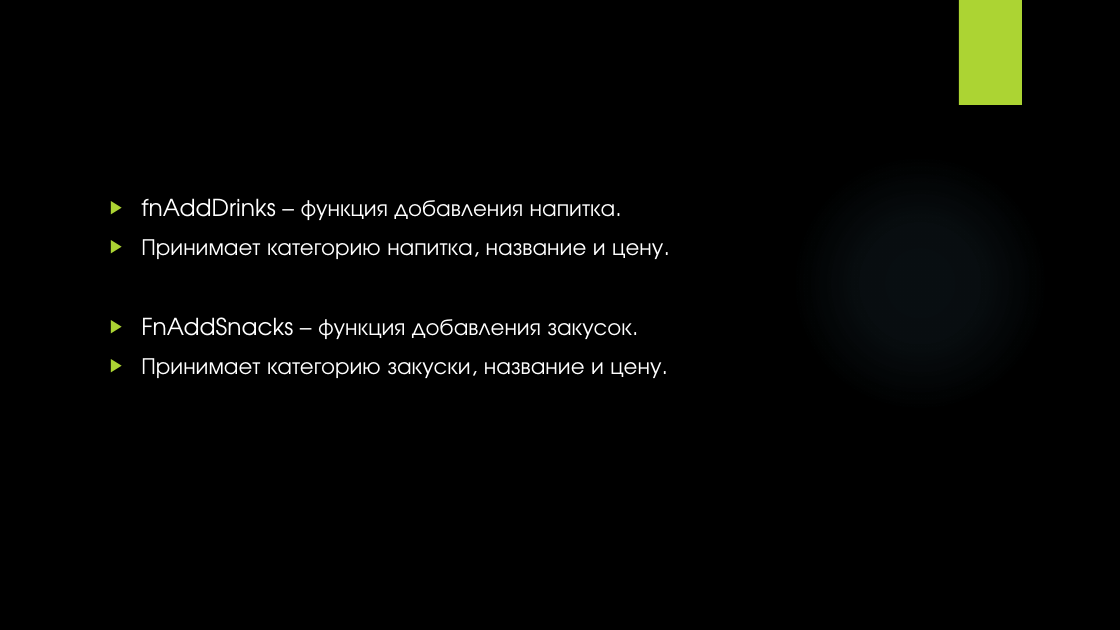
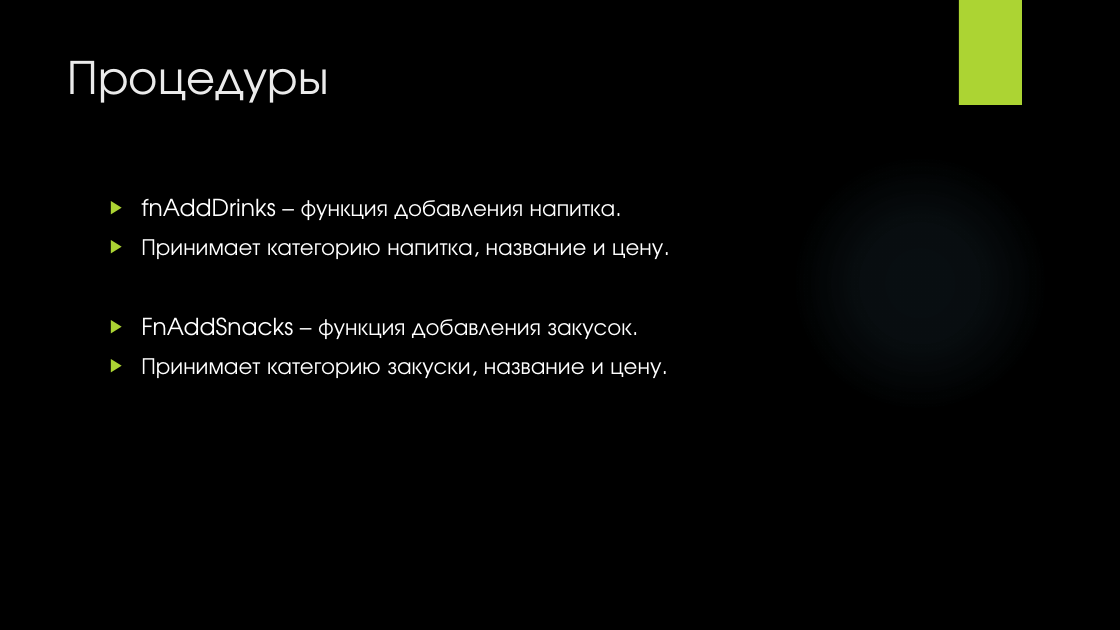
Before and after one commit to DJDims/Cafe-bar-project, a slide deck: slide 8 of Final boss.pptx (slide 6 before the commit). Drawn at 1120x630 pixels with LibreOffice and Linux fonts; fonts in the diff are those of the drawing; background and template pictures are left out. Boxes give left, top, right and bottom in pixels: in the first picture for what was removed or moved away, otherwise in the second. Text is boxed around its words. In the diff, an @@ line names an element or a change of style, - is before the commit and + after.

```diff
--- a/Final boss.pptx
+++ b/Final boss.pptx
@@ title added at bbox=[68, 61, 329, 103], 42 pt, text #EBEBEB @@
+Процедуры
```
Also in this commit, not shown: 6 other slides changed, 3 slides added, 1 slide removed, 13 other files.
